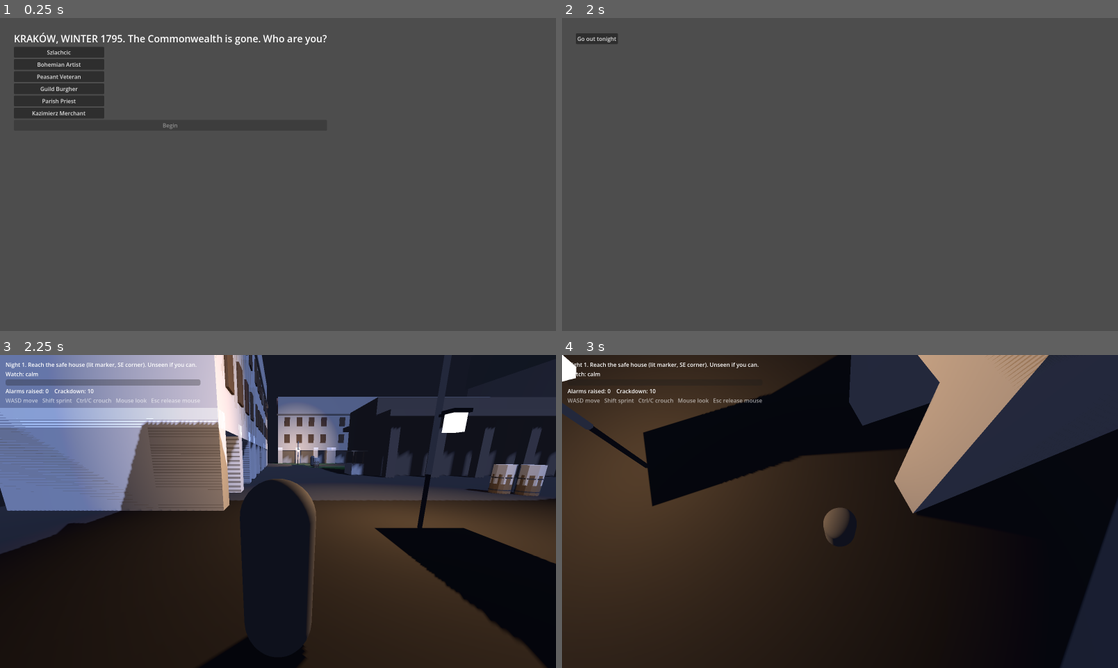
Above: before the commit, frames 1-4 (two rows, left to right).
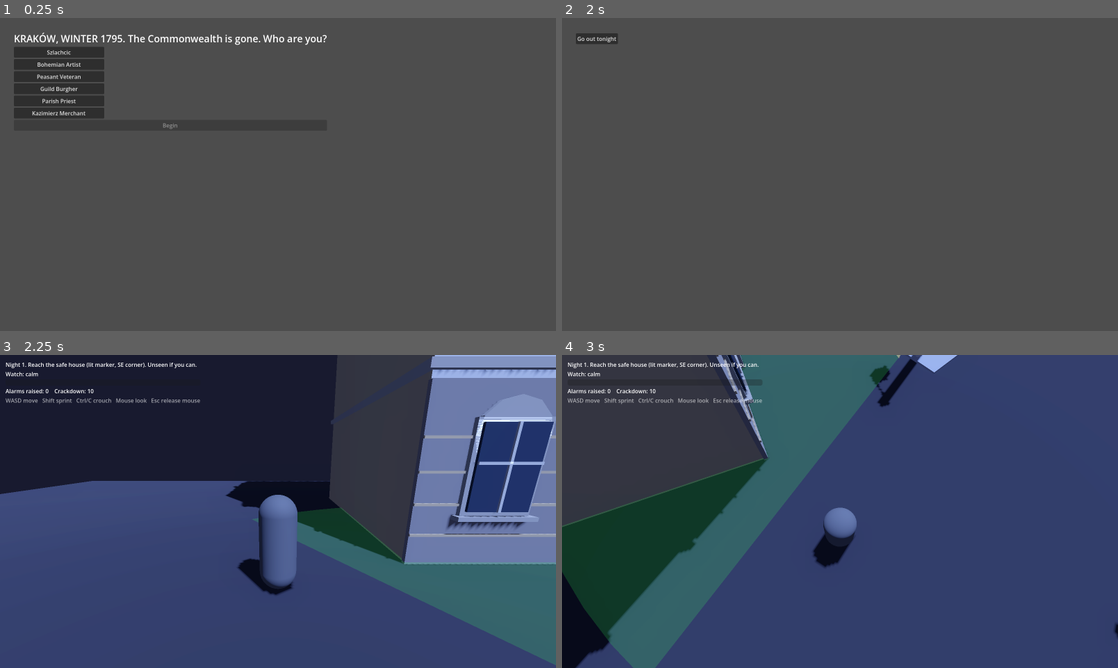
Above: after the commit, the same moments.

Repository: r-melvin/krakow-1795
Game: Godot game, scene res://scenes/main/main.tscn
Two runs of this game, one before a commit and one after it. Both use one fixed random seed, a clock stepped at 60 frames per second and the inputs below.
Inputs (mouse positions are in pixels of both pictures, inside the frame that each line leads up to):
- Up to frame 1 (0.25 s): no input
- Up to frame 2 (2 s): click "Szlachcic" at 0.5 s; click "Begin" at 1.25 s
- Up to frame 3 (2.25 s): click "Go out tonight" at 2 s
- Up to frame 4 (3 s): tap Enter at 2.75 s; move the mouse to (867, 511) at 2.77 s; hold W (move_forward) from 2.78 s (still down); hold Ctrl (crouch) from 2.78 s (still down)

Frames 1-2 are identical in both runs. In frame 3, 93% of the frame differs, in the area x 0-100%, y 0-100%; in frame 4, 99%.

Commit message:
Era-styled asset set for Rynek 1795 and a landmark-based district layout
Rebuilds the generator around late-18th-century Krakow: five kamienica
variants (attyka, gable, mansard roofs; rusticated ground floors, arched
portals, dormers), the Sukiennice in its Renaissance state with parapet,
mascarons, end loggias and kramy booths, St Mary's with Gothic spire and
crown plus Renaissance cupola, the pre-1820 Town Hall with baroque onion
dome, St Adalbert's, market furniture, oil lanterns, an Austrian watchman
and one figure per player origin. District now places these landmarks
in their real relative positions; player figure follows the chosen origin.

Blender 5.x bakes location in transform_apply; arch rotation now works on
vertices, and rendering contact sheets are checked into docs/screenshots.

Co-Authored-By: Claude Fable 5.1 <noreply@anthropic.com>

Diff:
--- a/scripts/city/greybox_district.gd
+++ b/scripts/city/greybox_district.gd
@@ -1,27 +1,24 @@
 extends Node3D
-## Procedural greybox of a Rynek-adjacent block. Replace pieces with Blender glTF as they land.
-## Layout (top view, metres): a 60x60 square with a market hall in the middle (Sukiennice stand-in),
-## tenement blocks around the edges, alleys between them, a church mass in one corner.
+## Rynek Glowny, compressed to ~1/3 scale for play. Built from Blender glTF placed by script.
+## Layout (Godot axes, metres): square is 60x60 centred on the origin. +X east, +Z south.
+##   Sukiennice in the middle, Town Hall + tower SW, St Mary's NE, St Adalbert's SE.
+##   Tenement rows on all four sides with arcaded/portalled ground floors facing the square.
+## Blender front (-Y) lands on Godot +Z, so rot_y = 0 faces south, PI north, PI/2 east, -PI/2 west.
 
 const GuardScript := preload("res://scripts/stealth/guard.gd")
 const SafeHouseScript := preload("res://scripts/stealth/safe_house.gd")
 
-var _wall_mat: StandardMaterial3D
 var _ground_mat: StandardMaterial3D
 
 
 func _ready() -> void:
-	_wall_mat = StandardMaterial3D.new()
-	_wall_mat.albedo_color = Color(0.55, 0.5, 0.45)
 	_ground_mat = StandardMaterial3D.new()
-	_ground_mat.albedo_color = Color(0.3, 0.29, 0.28)
-
+	_ground_mat.albedo_color = Color(0.36, 0.35, 0.36)
 	_environment()
 	_ground()
-	_market_hall()
+	_landmarks()
 	_tenements()
-	_church()
-	_cover()
+	_furniture()
 	_guards()
 	_safe_house()
 
@@ -30,121 +27,117 @@
 	var env := WorldEnvironment.new()
 	var e := Environment.new()
 	e.background_mode = Environment.BG_COLOR
-	e.background_color = Color(0.03, 0.03, 0.06)
+	e.background_color = Color(0.04, 0.045, 0.08)
 	e.ambient_light_source = Environment.AMBIENT_SOURCE_COLOR
-	e.ambient_light_color = Color(0.25, 0.28, 0.4)
-	e.ambient_light_energy = 0.35
+	e.ambient_light_color = Color(0.3, 0.34, 0.5)
+	e.ambient_light_energy = 0.4
 	e.fog_enabled = true
-	e.fog_light_color = Color(0.08, 0.09, 0.14)
-	e.fog_density = 0.012
+	e.fog_light_color = Color(0.09, 0.10, 0.16)
+	e.fog_density = 0.010
+	e.tonemap_mode = Environment.TONE_MAPPER_FILMIC
+	e.glow_enabled = true
+	e.glow_intensity = 0.4
+	e.glow_bloom = 0.1
 	env.environment = e
 	add_child(env)
 
 	var moon := DirectionalLight3D.new()
-	moon.light_color = Color(0.6, 0.7, 0.95)
-	moon.light_energy = 0.35
-	moon.rotation_degrees = Vector3(-50, 30, 0)
+	moon.light_color = Color(0.62, 0.72, 1.0)
+	moon.light_energy = 0.45
+	moon.rotation_degrees = Vector3(-55, 35, 0)
 	moon.shadow_enabled = true
 	add_child(moon)
 
-	# Street lanterns.
-	for p in [Vector3(-20, 3, -20), Vector3(20, 3, -20), Vector3(-20, 3, 20), Vector3(20, 3, 20), Vector3(0, 3, -26), Vector3(0, 3, 26)]:
+	# Oil lanterns. Kraków had public street lighting from the 1770s, sparse.
+	for p in [Vector3(-22, 0, -22), Vector3(22, 0, -22), Vector3(-22, 0, 22), Vector3(16, 0, 24),
+			Vector3(0, 0, -24), Vector3(-6, 0, 24), Vector3(-24, 0, 0), Vector3(24, 0, 4)]:
 		var l := OmniLight3D.new()
-		l.position = p
-		l.light_color = Color(1.0, 0.75, 0.45)
-		l.light_energy = 3
-		l.omni_range = 12
+		l.position = p + Vector3(0.8, 2.8, 0)
+		l.light_color = Color(1.0, 0.72, 0.42)
+		l.light_energy = 4
+		l.omni_range = 14
+		l.omni_attenuation = 1.4
 		l.shadow_enabled = true
 		add_child(l)
-		if Assets.place(self, "lantern_post", Vector3(p.x, 0, p.z), -PI * 0.5) == null:
-			_box(Vector3(p.x, 0, p.z), Vector3(0.16, 3, 0.16))
+		Assets.place(self, "lantern_post", p, 0.0)
 
 
 func _ground() -> void:
 	var g := CSGBox3D.new()
-	g.size = Vector3(70, 1, 70)
+	g.size = Vector3(90, 1, 90)
 	g.position.y = -0.5
 	g.use_collision = true
 	g.material = _ground_mat
 	add_child(g)
+	# Snow patches and a few paving strips to break the plane.
+	var snow := StandardMaterial3D.new()
+	snow.albedo_color = Color(0.86, 0.88, 0.93)
+	var rng := RandomNumberGenerator.new()
+	rng.seed = 1795
+	for i in 24:
+		var s := CSGBox3D.new()
+		s.size = Vector3(rng.randf_range(2, 7), 0.06, rng.randf_range(2, 6))
+		s.position = Vector3(rng.randf_range(-26, 26), 0.03, rng.randf_range(-26, 26))
+		s.rotation.y = rng.randf() * TAU
+		s.material = snow
+		add_child(s)
 
 
-func _box(pos: Vector3, size: Vector3, mat: Material = null) -> CSGBox3D:
-	var b := CSGBox3D.new()
-	b.size = size
-	b.position = pos + Vector3(0, size.y * 0.5, 0)
-	b.use_collision = true
-	b.material = mat if mat else _wall_mat
-	add_child(b)
-	return b
-
-
-func _market_hall() -> void:
-	# Long hall with arcades on both long sides (columns you can hide between).
-	_box(Vector3(0, 0, 0), Vector3(30, 7, 8))
-	for i in range(-14, 15, 4):
-		_box(Vector3(i, 0, -5.5), Vector3(0.8, 5, 0.8))
-		_box(Vector3(i, 0, 5.5), Vector3(0.8, 5, 0.8))
-	_box(Vector3(0, 5, -5.5), Vector3(30, 0.5, 2.5))
-	_box(Vector3(0, 5, 5.5), Vector3(30, 0.5, 2.5))
+func _landmarks() -> void:
+	Assets.place(self, "sukiennice", Vector3(0, 0, 0), 0.0)
+	Assets.place(self, "town_hall", Vector3(-16, 0, 12), 0.0)        # tower at (-16,12), hall stretching west
+	Assets.place(self, "st_marys", Vector3(34, 0, -34), 0.0)          # front (towers) faces south onto the square
+	Assets.place(self, "st_adalbert", Vector3(21, 0, 19), 0.0)
 
 
 func _tenements() -> void:
-	# glTF tenement modules (12 m wide), arcades facing the square. Fallback to CSG if the asset is missing.
-	var placed := true
-	for x in [-18.0, -6.0, 6.0, 18.0]:
-		placed = Assets.place(self, "tenement", Vector3(x, 0, -30), 0.0) != null and placed     # north row faces +Z
-		placed = Assets.place(self, "tenement", Vector3(x, 0, 30), PI) != null and placed       # south row faces -Z
-	for z in [-12.0, 0.0, 12.0]:
-		placed = Assets.place(self, "tenement", Vector3(-30, 0, z), PI * 0.5) != null and placed   # west faces +X
-	for z in [0.0, 12.0]:
-		placed = Assets.place(self, "tenement", Vector3(30, 0, z), -PI * 0.5) != null and placed   # east faces -X
-	if not placed:
-		var h := 10.0
-		_box(Vector3(-22, 0, -30), Vector3(14, h, 8))
-		_box(Vector3(-4, 0, -30), Vector3(12, h + 2, 8))
-		_box(Vector3(14, 0, -30), Vector3(14, h, 8))
-		_box(Vector3(-22, 0, 30), Vector3(14, h, 8))
-		_box(Vector3(-4, 0, 30), Vector3(12, h + 1, 8))
-		_box(Vector3(14, 0, 30), Vector3(14, h, 8))
-		_box(Vector3(-30, 0, -14), Vector3(8, h, 12))
-		_box(Vector3(-30, 0, 6), Vector3(8, h + 3, 12))
-		_box(Vector3(30, 0, 6), Vector3(8, h, 12))
+	# Rows of varied modules. Each entry: asset, width. Widths must sum to the row length.
+	var north := [["tenement_a", 10.0], ["tenement_b", 8.0], ["tenement_c", 12.0], ["tenement_d", 10.0], ["tenement_e", 8.0]]
+	var south := [["tenement_e", 8.0], ["tenement_d", 10.0], ["tenement_a", 10.0], ["tenement_b", 8.0], ["tenement_c", 12.0]]
+	var west := [["tenement_d", 10.0], ["tenement_e", 8.0], ["tenement_a", 10.0], ["tenement_b", 8.0]]
+	var east := [["tenement_b", 8.0], ["tenement_a", 10.0]]
+	_row(north, Vector3(-24, 0, -32), Vector3(1, 0, 0), 0.0)        # z=-32, faces south (+Z)
+	_row(south, Vector3(-24, 0, 32), Vector3(1, 0, 0), PI)          # faces north
+	_row(west, Vector3(-32, 0, -18), Vector3(0, 0, 1), PI * 0.5)    # faces east
+	_row(east, Vector3(32, 0, -4), Vector3(0, 0, 1), -PI * 0.5)     # faces west, south of St Mary's
 
 
-func _church() -> void:
-	# NE corner. Nave runs north-south; towers (Blender -Y = Godot +Z) face the square.
-	if Assets.place(self, "church_mass", Vector3(36, 0, -30), 0.0) == null:
-		_box(Vector3(26, 0, -26), Vector3(10, 16, 10))
-		_box(Vector3(22, 0, -30), Vector3(3, 30, 3))
+func _row(mods: Array, start: Vector3, dir: Vector3, rot_y: float) -> void:
+	var cursor := start
+	for m in mods:
+		var w: float = m[1]
+		var centre := cursor + dir * (w * 0.5)
+		if Assets.place(self, m[0], centre, rot_y) == null:
+			var b := CSGBox3D.new()
+			b.size = Vector3(w, 12, 8) if dir.x != 0 else Vector3(8, 12, w)
+			b.position = centre + Vector3(0, 6, 0)
+			b.use_collision = true
+			add_child(b)
+		cursor += dir * w
 
 
-func _cover() -> void:
-	# Market stalls and barrels: low cover for crouching (stall counter 1.1 m).
-	var crate_mat := StandardMaterial3D.new()
-	crate_mat.albedo_color = Color(0.45, 0.32, 0.2)
-	var stalls := [[Vector3(-8, 0, -12), 0.0], [Vector3(-4, 0, -12), 0.0], [Vector3(6, 0, 12), PI], [Vector3(10, 0, 12), PI],
-		[Vector3(-16, 0, 2), PI * 0.5], [Vector3(16, 0, -3), -PI * 0.5], [Vector3(-10, 0, 18), 0.3], [Vector3(12, 0, -18), -0.4]]
-	for s in stalls:
-		if Assets.place(self, "market_stall", s[0], s[1]) == null:
-			_box(s[0], Vector3(2.2, 1.1, 1.4), crate_mat)
-	for p in [Vector3(-12, 0, 14), Vector3(-11.2, 0, 14.6), Vector3(14, 0, 16), Vector3(-18, 0, -10), Vector3(18, 0, 10), Vector3(18.8, 0, 10.4)]:
-		if Assets.place(self, "barrel", p, randf() * TAU) == null:
-			var b := CSGCylinder3D.new()
-			b.radius = 0.5
-			b.height = 1.0
-			b.position = p + Vector3(0, 0.5, 0)
-			b.use_collision = true
-			b.material = crate_mat
-			add_child(b)
+func _furniture() -> void:
+	# Stalls cluster on the square's east and west halves, as the weekly market left them.
+	for s in [[Vector3(-14, 0, -14), 0.0], [Vector3(-10, 0, -14), 0.0], [Vector3(-6, 0, -16), 0.3],
+			[Vector3(10, 0, 13), PI], [Vector3(14, 0, 13), PI], [Vector3(6, 0, 15), PI - 0.3],
+			[Vector3(-20, 0, -4), PI * 0.5], [Vector3(20, 0, -10), -PI * 0.5], [Vector3(20, 0, -6), -PI * 0.5]]:
+		Assets.place(self, "market_stall", s[0], s[1])
+	for p in [Vector3(-11, 0, 15), Vector3(-10.2, 0, 15.7), Vector3(15, 0, -15), Vector3(-19, 0, -12), Vector3(19, 0, 10), Vector3(19.9, 0, 10.5)]:
+		Assets.place(self, "barrel", p, randf() * TAU)
+	for c in [[Vector3(12, 0, -19), 0.4], [Vector3(-16, 0, 20), -0.6], [Vector3(24, 0, 12), PI * 0.5]]:
+		Assets.place(self, "cart", c[0], c[1])
+	for c in [[Vector3(-8, 0, 12), 0.2], [Vector3(8, 0, -13), -0.5]]:
+		Assets.place(self, "crate_stack", c[0], c[1])
+	Assets.place(self, "well", Vector3(-12, 0, 2), 0.0)
+	Assets.place(self, "well", Vector3(14, 0, 0), PI * 0.5)
 
 
 func _guards() -> void:
 	var routes := [
-		{"name": "Rynek patrol A", "wps": [Vector3(-18, 0, -14), Vector3(18, 0, -14), Vector3(18, 0, -22), Vector3(-18, 0, -22)]},
-		{"name": "Rynek patrol B", "wps": [Vector3(18, 0, 14), Vector3(-18, 0, 14), Vector3(-18, 0, 22), Vector3(18, 0, 22)]},
-		{"name": "Arcade sentry", "wps": [Vector3(-12, 0, 0), Vector3(-12, 0, 0)]},
-		{"name": "East gate", "wps": [Vector3(22, 0, 0), Vector3(22, 0, 8), Vector3(22, 0, -8)]},
+		{"name": "Rynek patrol A", "wps": [Vector3(-20, 0, -20), Vector3(18, 0, -20), Vector3(18, 0, -13), Vector3(-20, 0, -12)]},
+		{"name": "Rynek patrol B", "wps": [Vector3(14, 0, 20), Vector3(-10, 0, 20), Vector3(-10, 0, 14), Vector3(14, 0, 17)]},
+		{"name": "Cloth Hall sentry", "wps": [Vector3(0, 0, -7), Vector3(0, 0, -7)]},
+		{"name": "St Mary's post", "wps": [Vector3(24, 0, -14), Vector3(24, 0, 4), Vector3(24, 0, -8)]},
 	]
 	for r in routes:
 		var g := CharacterBody3D.new()
@@ -159,11 +152,14 @@
 
 
 func _safe_house() -> void:
+	# Boatmen's contact: a cellar door at the south-east corner between St Adalbert's and the tenements.
 	var sh := Area3D.new()
 	sh.set_script(SafeHouseScript)
-	sh.position = Vector3(24, 0, 24)
+	sh.name = "SafeHouse"
+	sh.position = Vector3(26, 0, 25)
 	add_child(sh)
 
 
 func player_spawn() -> Vector3:
-	return Vector3(-24, 0.2, 24)
+	# Player enters from the NW alley between the tenement rows.
+	return Vector3(-27, 0.2, -27)
--- a/scripts/core/main.gd
+++ b/scripts/core/main.gd
@@ -89,7 +89,8 @@
 		await get_tree().physics_frame
 	print("[smoke] after exposure: sentry state=%s suspicion=%.1f alarms=%d" % [Guard.State.keys()[guards[2].state], guards[2].suspicion, GameState.night_alarm_count])
 	if GameState.phase == GameState.Phase.NIGHT:
-		player.global_position = Vector3(24, 0.5, 24)
+		var sh := _world.get_node_or_null("SafeHouse") as Node3D
+		player.global_position = (sh.global_position if sh else Vector3(26, 0, 25)) + Vector3(0, 0.5, 0)
 		for i in 10:
 			await get_tree().physics_frame
 	print("[smoke] phase=%s day=%d crackdown=%d underworld=%d" % [GameState.Phase.keys()[GameState.phase], GameState.day, GameState.crackdown, GameState.get_influence("underworld")])
--- a/scripts/stealth/player.gd
+++ b/scripts/stealth/player.gd
@@ -40,7 +40,7 @@
 	_shape.position.y = 0.9
 	add_child(_shape)
 
-	_figure = Assets.instance("player_figure")
+	_figure = Assets.instance("figure_%s" % GameState.origin_id)
 	if _figure == null:
 		_figure = Node3D.new()
 		var mi := MeshInstance3D.new()
Binary file removed: assets/models/arcade_segment.glb
Binary file changed: assets/models/barrel.glb
Not shown, changed: assets/models/barrel.glb.import
Binary file added: assets/models/cart.glb
Not shown, changed: assets/models/cart.glb.import
Binary file removed: assets/models/church_mass.glb
Binary file added: assets/models/crate_stack.glb
Not shown, added: assets/models/crate_stack.glb.import
Binary file changed: assets/models/lantern_post.glb
Not shown, changed: assets/models/lantern_post.glb.import
Binary file changed: assets/models/market_stall.glb
Binary file added: assets/models/st_adalbert.glb
(and 23 more such lines)
